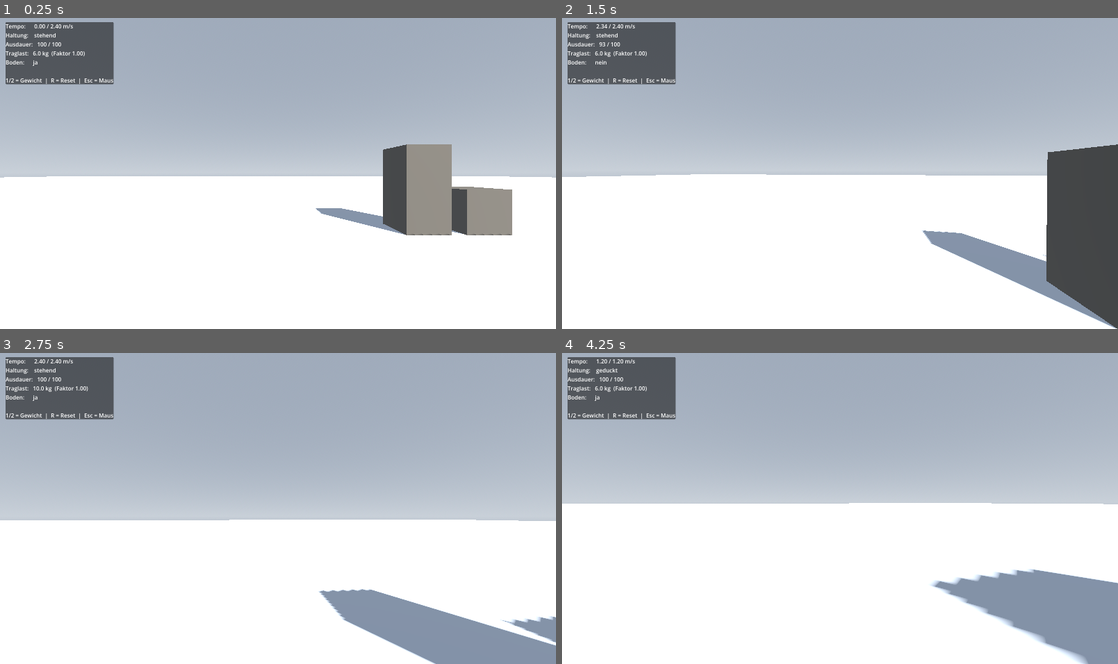
Above: before the commit, frames 1-4 (two rows, left to right).
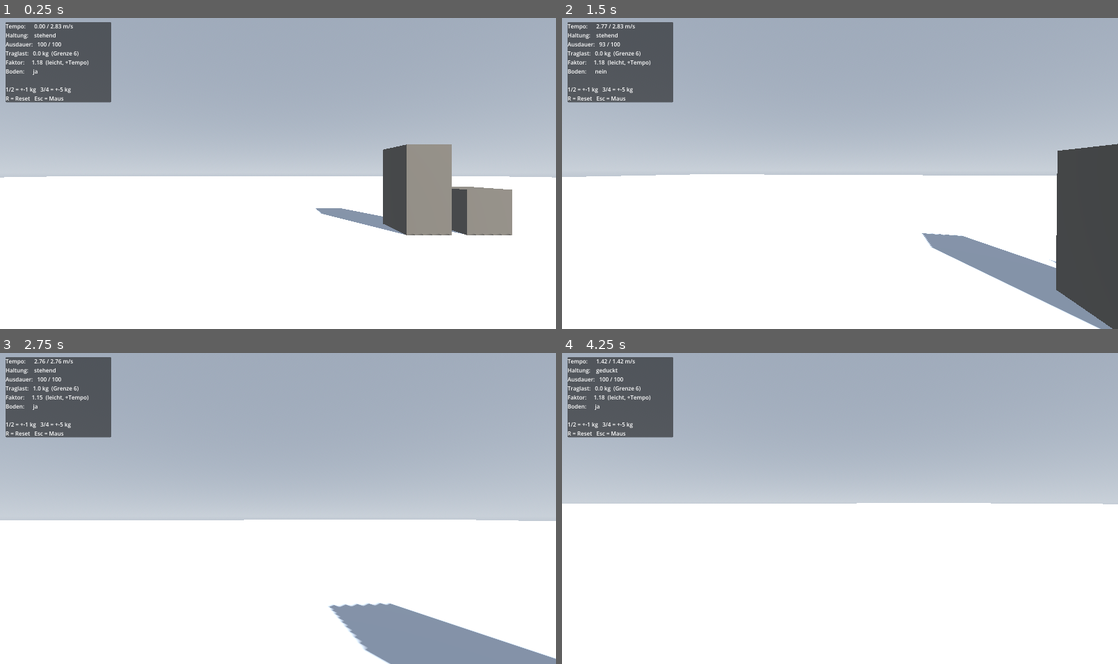
Above: after the commit, the same moments.

Repository: Saturn-Owner/Extraction-Shooter
Game: Godot game, scene res://scenes/levels/testgelaende.tscn
The game is run twice, just before and just after one commit, with the same random seed, the same clock (stepped at 60 frames per second) and the same inputs.
Inputs (mouse positions are in pixels of both pictures, inside the frame that each line leads up to):
- Up to frame 1 (0.25 s): no input
- Up to frame 2 (1.5 s): tap Enter at 0.5 s; move the mouse to (867, 170) at 0.52 s; hold W (move_forward) from 0.53 s (still down); tap 3 at 0.6 s; tap Space (jump) at 0.77 s; tap 4 at 0.8, 1.35 s; move the mouse to (812, 173) at 1.27 s
- Up to frame 3 (2.75 s): keep holding W (move_forward); tap Space (jump) at 1.52 s; tap 1 at 1.55, 2.1 s; move the mouse to (289, 502) at 2.02 s; tap 2 at 2.3 s
- Up to frame 4 (4.25 s): keep holding W (move_forward); move the mouse to (834, 511) at 2.77 s; tap 2 at 2.85 s; tap Space (jump) at 3.02, 3.77 s; tap 3 at 3.05 s; move the mouse to (878, 511) at 3.52 s; hold Ctrl (crouch) from 3.53 s (still down); tap 4 at 3.8 s

The runs differ from the first frame. In frame 1, 1.5% of the frame differs, in the area x 1-21%, y 1-28%; in frame 2, 3.3%; in frame 3, 4.4%; in frame 4, 7.6%, in the area x 1-100%, y 1-100%.

Commit message:
Traglast neu abgestimmt: Bonus wenn leicht, Grenze bei 6 statt 18 kg
Nach Spieltest-Feedback: Ohne Gepaeck soll man schneller sein, und die
Bremswirkung soll schon ab 6 kg spuerbar werden.

- Neuer Tempo-Bonus von +18% bei leerem Inventar, laeuft bis zur
  Komfortgrenze stufenlos aus. Vorher waren 0 kg und 18 kg exakt gleich
  schnell - es gab nur Strafe, nie Belohnung.
- Komfortgrenze von 18 auf 6 kg gesenkt (ein Gewehr allein wiegt 3.1 kg)
- Obergrenze von 48 auf 40 kg
- Neue Kurve (weight_curve 0.7) laesst die ersten Kilos ueber der Grenze
  deutlich wirken. Vorher waere bei 8 kg praktisch nichts spuerbar gewesen.

Resultat: 0 kg = 2.83 m/s, 6 kg = 2.40, 12 kg = 2.01, 40 kg = 1.08

Testgelaende: startet jetzt mit 0 kg, feinere Gewichtsschritte (1/2 = 1 kg,
3/4 = 5 kg), HUD zeigt den Faktor mit Klartext.

Tests auf 42 erweitert - inklusive Pruefung, dass der Uebergang an der
Komfortgrenze stetig bleibt und kein Tempo-Sprung entsteht.

Co-Authored-By: Claude Opus 4.8 <noreply@anthropic.com>

Diff:
--- a/scripts/levels/test_ground.gd
+++ b/scripts/levels/test_ground.gd
@@ -27,8 +27,9 @@
 
 func _ready() -> void:
 	_spawn = _player.global_position
-	# Startgewicht: leeres Inventar plus etwas Ausrüstung am Körper.
-	_player.carried_weight_kg = 6.0
+	# Bewusst leer starten, damit man den Tempo-Bonus sofort spürt
+	# und den Unterschied zum beladenen Laufen direkt vergleichen kann.
+	_player.carried_weight_kg = 0.0
 
 
 func _unhandled_input(event: InputEvent) -> void:
@@ -37,9 +38,13 @@
 
 	match (event as InputEventKey).physical_keycode:
 		KEY_1:
-			_player.carried_weight_kg = minf(_player.carried_weight_kg + 4.0, 80.0)
+			_player.carried_weight_kg = minf(_player.carried_weight_kg + 1.0, 80.0)
 		KEY_2:
-			_player.carried_weight_kg = maxf(_player.carried_weight_kg - 4.0, 0.0)
+			_player.carried_weight_kg = maxf(_player.carried_weight_kg - 1.0, 0.0)
+		KEY_3:
+			_player.carried_weight_kg = minf(_player.carried_weight_kg + 5.0, 80.0)
+		KEY_4:
+			_player.carried_weight_kg = maxf(_player.carried_weight_kg - 5.0, 0.0)
 		KEY_R:
 			_player.global_position = _spawn
 			_player.velocity = Vector3.ZERO
@@ -54,12 +59,21 @@
 	elif _player.is_sprinting:
 		haltung = "sprintend"
 
+	var factor := _player.get_weight_factor()
+	var last_hint := "leicht, +Tempo"
+	if factor < 0.999:
+		last_hint = "beladen, -Tempo"
+	elif factor <= 1.001:
+		last_hint = "Komfortgrenze"
+
 	_label.text = "\n".join([
 		"Tempo:      %.2f / %.2f m/s" % [horizontal.length(), _player.get_current_max_speed()],
 		"Haltung:    %s" % haltung,
 		"Ausdauer:   %.0f / %.0f" % [_player.stamina, _player.max_stamina],
-		"Traglast:   %.1f kg  (Faktor %.2f)" % [_player.carried_weight_kg, _player.get_weight_factor()],
+		"Traglast:   %.1f kg  (Grenze %.0f)" % [_player.carried_weight_kg, _player.comfortable_weight_kg],
+		"Faktor:     %.2f  (%s)" % [factor, last_hint],
 		"Boden:      %s" % ("ja" if _player.is_on_floor() else "nein"),
 		"",
-		"1/2 = Gewicht  |  R = Reset  |  Esc = Maus",
+		"1/2 = +-1 kg   3/4 = +-5 kg",
+		"R = Reset   Esc = Maus",
 	])
--- a/scripts/player/player_controller.gd
+++ b/scripts/player/player_controller.gd
@@ -72,13 +72,24 @@
 @export_group("Traglast")
 
 ## Gewicht, ab dem der Spieler langsamer wird.
-@export var comfortable_weight_kg: float = 18.0
+## Bewusst niedrig: Man soll schon eine halbe Ausrüstung spüren, nicht erst
+## einen vollen Rucksack. Ein Gewehr allein wiegt bereits 3.1 kg.
+@export var comfortable_weight_kg: float = 6.0
 
 ## Gewicht, ab dem kaum noch Bewegung möglich ist.
-@export var max_weight_kg: float = 48.0
+@export var max_weight_kg: float = 40.0
 
 ## Wie stark Überladung bremst (1.0 = bis zum Stillstand bei max_weight_kg).
 @export_range(0.0, 1.0) var weight_slowdown: float = 0.55
+
+## Tempo-Bonus mit komplett leerem Inventar.
+## Ohne diesen Bonus gäbe es nur Strafe und nie Belohnung — leicht zu reisen
+## soll sich aktiv gut anfühlen, nicht bloss "nicht schlecht".
+@export_range(0.0, 0.5) var unencumbered_bonus: float = 0.18
+
+## Wie früh die Bremse zubeisst. Kleiner als 1.0 = die ersten Kilos über der
+## Komfortgrenze wirken schon deutlich, statt dass erst die letzten wehtun.
+@export_range(0.3, 2.0) var weight_curve: float = 0.7
 
 ## Aktuell getragenes Gewicht. Wird später vom Inventar gesetzt:
 ##   player.carried_weight_kg = inventory.get_total_weight()
@@ -159,14 +170,26 @@
 		_was_exhausted = false
 
 
-## Wie stark die Traglast bremst. 1.0 = volles Tempo, 0.45 = stark verlangsamt.
+## Wie stark die Traglast das Tempo verändert.
+##
+##   ueber 1.0 = leicht unterwegs, schneller als normal
+##   genau 1.0 = an der Komfortgrenze
+##   unter 1.0 = überladen, langsamer
+##
+## Beispielwerte mit den Standardeinstellungen:
+##   0 kg -> 1.18    6 kg -> 1.00    12 kg -> 0.84    24 kg -> 0.66    40 kg -> 0.45
 func get_weight_factor() -> float:
 	if carried_weight_kg <= comfortable_weight_kg:
-		return 1.0
+		# Bonus läuft von voll (leeres Inventar) auf null (Komfortgrenze) aus.
+		var light_ratio := carried_weight_kg / maxf(0.01, comfortable_weight_kg)
+		return 1.0 + unencumbered_bonus * (1.0 - clampf(light_ratio, 0.0, 1.0))
+
 	var over := carried_weight_kg - comfortable_weight_kg
 	var span := maxf(1.0, max_weight_kg - comfortable_weight_kg)
 	var ratio := clampf(over / span, 0.0, 1.0)
-	return 1.0 - ratio * weight_slowdown
+	# Kurve < 1.0 zieht kleine Werte nach oben: die ersten Kilos wirken stärker.
+	var curved := pow(ratio, weight_curve)
+	return 1.0 - curved * weight_slowdown
 
 
 ## Ob gerade gesprintet werden darf.
--- a/tests/verify_player.gd
+++ b/tests/verify_player.gd
@@ -101,14 +101,30 @@
 	var p := PlayerController.new()
 
 	p.carried_weight_kg = 0.0
-	_check(is_equal_approx(p.get_weight_factor(), 1.0), "leer = volles Tempo")
+	var empty_factor := p.get_weight_factor()
+	_check(empty_factor > 1.0, "leeres Inventar gibt einen Tempo-Bonus (%.2f)" % empty_factor)
 
 	p.carried_weight_kg = p.comfortable_weight_kg
-	_check(is_equal_approx(p.get_weight_factor(), 1.0), "bis zur Komfortgrenze kein Abzug")
+	_check(is_equal_approx(p.get_weight_factor(), 1.0),
+		"an der Komfortgrenze (%.0f kg) genau Normaltempo" % p.comfortable_weight_kg)
 
-	var last := 1.0
+	# Kein Sprung an der Komfortgrenze — sonst ruckelt das Tempo beim Aufheben
+	# eines einzelnen Gegenstands sichtbar.
+	p.carried_weight_kg = p.comfortable_weight_kg - 0.1
+	var just_below := p.get_weight_factor()
+	p.carried_weight_kg = p.comfortable_weight_kg + 0.1
+	var just_above := p.get_weight_factor()
+	_check(absf(just_below - just_above) < 0.03, "stetiger Übergang an der Komfortgrenze")
+
+	# Das eigentliche Feedback: 6 kg drueber muss man deutlich merken.
+	p.carried_weight_kg = p.comfortable_weight_kg + 6.0
+	var noticeable := p.get_weight_factor()
+	_check(noticeable < 0.9,
+		"6 kg über der Grenze sind spürbar (Faktor %.2f)" % noticeable)
+
+	var last := 99.0
 	var monotonic := true
-	for kg in [20.0, 26.0, 32.0, 40.0, 48.0, 60.0]:
+	for kg in [0.0, 3.0, 6.0, 12.0, 20.0, 30.0, 40.0, 60.0]:
 		p.carried_weight_kg = kg
 		var f := p.get_weight_factor()
 		if f > last:
